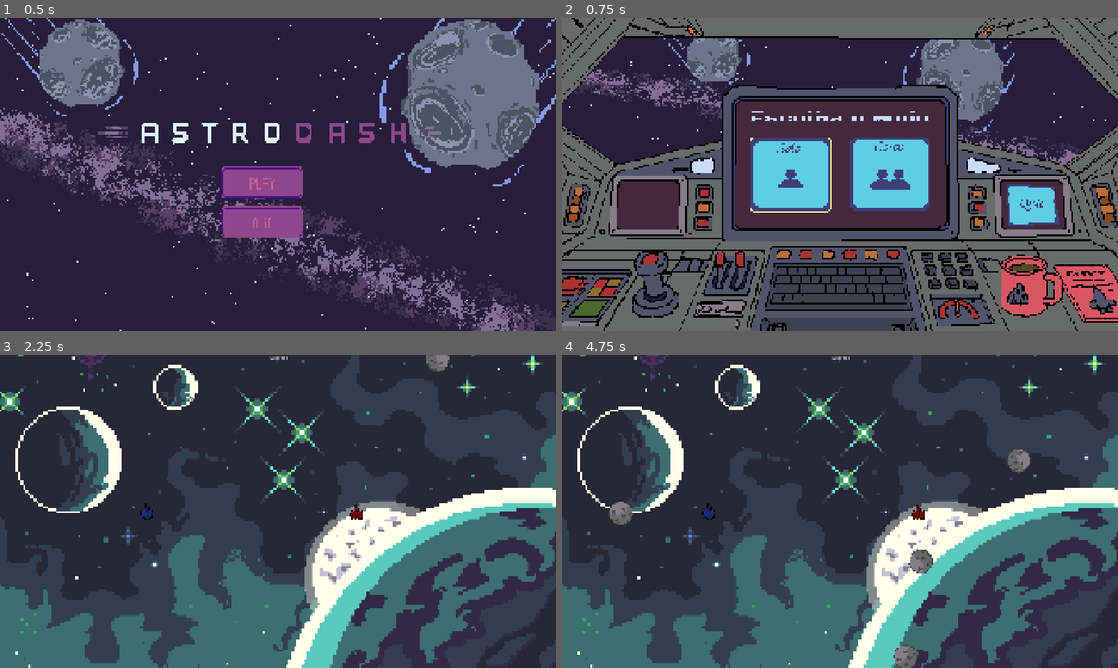
Above: before the commit, frames 1-4 (two rows, left to right).
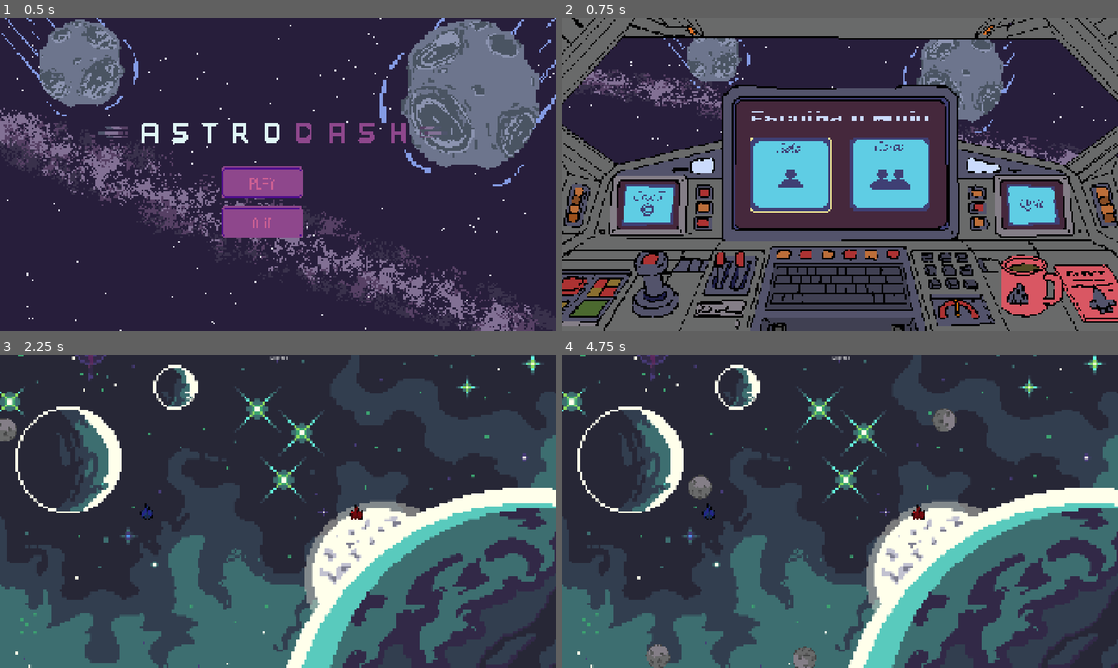
Above: after the commit, the same moments.

Repository: scorpion-bits/AstroDash
Game: Godot game, scene res://Huds/menuinicial/menu_inicial.tscn
The game is run twice, just before and just after one commit, with the same random seed, the same clock (stepped at 60 frames per second) and the same inputs. The project has no main scene, so this scene is started directly.
Inputs (mouse positions are in pixels of both pictures, inside the frame that each line leads up to):
- Up to frame 1 (0.5 s): no input
- Up to frame 2 (0.75 s): click (823, 180) at 0.5 s
- Up to frame 3 (2.25 s): click (328, 511) at 1.25 s; tap Enter at 2 s
- Up to frame 4 (4.75 s): no input

Frame 1 is identical in both runs. In frame 2, 1.2% of the frame differs, in the area x 10-21%, y 53-67%; in frame 3, 0.4%; in frame 4, 1.9%, in the area x 8-85%, y 17-100%.

Commit message:
add powerups

Diff:
--- a/Huds/Selectmodemenu/select_menu.tscn
+++ b/Huds/Selectmodemenu/select_menu.tscn
@@ -41,6 +41,18 @@
 [sub_resource type="AtlasTexture" id="AtlasTexture_mvv5q"]
 atlas = ExtResource("5_nqk4r")
 region = Rect2(383, 143, 47, 37)
+
+[sub_resource type="AtlasTexture" id="AtlasTexture_ebum8"]
+atlas = ExtResource("3_yafdh")
+region = Rect2(52, 144, 46, 36)
+
+[sub_resource type="AtlasTexture" id="AtlasTexture_xvf33"]
+atlas = ExtResource("4_gwnwq")
+region = Rect2(52, 144, 46, 36)
+
+[sub_resource type="AtlasTexture" id="AtlasTexture_svhir"]
+atlas = ExtResource("5_nqk4r")
+region = Rect2(51, 143, 48, 38)
 
 [node name="SelectMenu" type="Control" unique_id=827431008]
 layout_mode = 3
@@ -95,6 +107,18 @@
 texture_pressed = SubResource("AtlasTexture_nw28f")
 texture_hover = SubResource("AtlasTexture_mvv5q")
 
+[node name="config" type="TextureButton" parent="." unique_id=1062601323]
+texture_filter = 1
+layout_mode = 0
+offset_left = 207.0
+offset_top = 573.0
+offset_right = 253.0
+offset_bottom = 613.0
+scale = Vector2(4, 4)
+texture_normal = SubResource("AtlasTexture_ebum8")
+texture_pressed = SubResource("AtlasTexture_xvf33")
+texture_hover = SubResource("AtlasTexture_svhir")
+
 [connection signal="pressed" from="solo" to="." method="_on_solo_pressed"]
 [connection signal="pressed" from="coop" to="." method="_on_coop_pressed"]
 [connection signal="pressed" from="quit" to="." method="_on_quit_pressed"]
--- a/Players/player.gd
+++ b/Players/player.gd
@@ -5,12 +5,14 @@
 
 @export var speed: float = 350.0
 @export var rotation_speed: float = 15.0
+
+
 var screen_size: Vector2
-
-#teste multiplayer
+var speed_multiplier: float = 1
 var is_dead: bool = false
 var is_invencible: bool = false
 var original_color: Color
+var has_shield: bool = false
 
 func _ready() -> void:
 	original_color = modulate
@@ -28,7 +30,7 @@
 	var direction = Input.get_vector(esquerda, direita, cima, baixo)
 
 	if direction != Vector2.ZERO:
-		position += direction * speed * delta
+		position += direction * (speed * speed_multiplier) * delta
 
 		var target_angle = direction.angle() + (PI / 2)
 		rotation = lerp_angle(rotation, target_angle, rotation_speed * delta)
@@ -37,8 +39,17 @@
 	position.y = clamp(position.y, 0, screen_size.y)
 
 func _on_body_entered(_body: Node2D) -> void:
+	if is_invencible:
+		return
+
+	if has_shield:
+		has_shield = false
+		revive()
+		return
+
 	die()
 	hit.emit()
+
 
 func revive():
 	is_dead = false
@@ -53,19 +64,34 @@
 	set_collision_layer_value(1, true)
 	set_collision_mask_value(2, true)
 
-
-
-
-
 func die():
 	is_dead = true
 	modulate.a = 0.5
 	set_collision_layer_value(1,false)
 	set_collision_mask_value(2,false)
 
+func _on_revive_area_area_entered(area: Area2D) -> void:
+	if is_dead and area.is_in_group("Players"):
+		revive()
+
+func receber_powerup(power: PowerUpData):
+	match power.type:
+		0: #escudo
+			print("pegou escudo")
+			has_shield = true
+			modulate = Color(0.268, 0.408, 0.102, 1.0)
+
+		1: #nitro
+			print("pegou nitro")
+			speed_multiplier = 1.5
+			modulate = Color(1, 0.5, 1)
+			$NitroTimer.start(power.time)
+
+		2: #cronometro
+			print("pegou cronometro")
 
 
-func _on_revive_area_area_entered(area: Area2D) -> void:
-	print("entroua")
-	if is_dead and area.is_in_group("Players"):
-		revive()
+
+func _on_nitro_timer_timeout() -> void:
+	speed_multiplier = 1.0
+	modulate = original_color
--- a/Players/player.tscn
+++ b/Players/player.tscn
@@ -10,7 +10,7 @@
 radius = 51.009804
 
 [node name="Player" type="Area2D" unique_id=45027659 groups=["Players"]]
-collision_mask = 3
+collision_mask = 7
 script = ExtResource("1_onrkg")
 
 [node name="Sprite2D" type="Sprite2D" parent="." unique_id=688993551]
@@ -34,7 +34,10 @@
 wait_time = 2.0
 one_shot = true
 
+[node name="NitroTimer" type="Timer" parent="." unique_id=886437029]
+
 [connection signal="body_entered" from="." to="." method="_on_body_entered"]
 [connection signal="area_entered" from="ReviveArea" to="." method="_on_revive_area_area_entered"]
 [connection signal="body_entered" from="ReviveArea" to="." method="_on_revive_area_body_entered"]
 [connection signal="timeout" from="InvencibilityTimer" to="." method="_on_invencibility_timer_timeout"]
+[connection signal="timeout" from="NitroTimer" to="." method="_on_nitro_timer_timeout"]
--- /dev/null
+++ b/PowerUps/Itens/cronometro/cronometro.tres
@@ -0,0 +1,12 @@
+[gd_resource type="Resource" script_class="PowerUpData" format=3 uid="uid://yrimhvwxj3ao"]
+
+[ext_resource type="Script" uid="uid://csnl0i0jg6hfa" path="res://PowerUps/power_up_data.gd" id="1_s82ao"]
+[ext_resource type="Texture2D" uid="uid://h7vfp6174q5w" path="res://PowerUps/Itens/cronometro/cronometro.png" id="2_5l56d"]
+
+[resource]
+script = ExtResource("1_s82ao")
+item_name = "Cronometro"
+type = 2
+texture = ExtResource("2_5l56d")
+time = 3.0
+metadata/_custom_type_script = "uid://csnl0i0jg6hfa"
--- /dev/null
+++ b/PowerUps/Itens/item_power_up.gd
@@ -0,0 +1,16 @@
+extends Area2D
+
+@export var data: PowerUpData
+
+func _ready() -> void:
+	if data:
+		$Sprite2D.texture = data.texture
+
+
+
+func _on_area_entered(area: Area2D) -> void:
+	print("kkkkkkk")
+	if area.is_in_group("Players") and not area.is_dead:
+		if area.has_method("receber_powerup"):
+			area.receber_powerup(data)
+			queue_free()
--- /dev/null
+++ b/PowerUps/Itens/item_power_up.tscn
@@ -0,0 +1,20 @@
+[gd_scene format=3 uid="uid://dmydr5xrr44kg"]
+
+[ext_resource type="Script" uid="uid://b8jmaecajc3lx" path="res://PowerUps/Itens/item_power_up.gd" id="1_s8h5d"]
+
+[sub_resource type="CircleShape2D" id="CircleShape2D_ebum8"]
+radius = 40.012497
+
+[node name="ItemPowerUp" type="Area2D" unique_id=1902226972 groups=["powerups"]]
+collision_layer = 4
+script = ExtResource("1_s8h5d")
+
+[node name="Sprite2D" type="Sprite2D" parent="." unique_id=935062139]
+texture_filter = 1
+scale = Vector2(2, 2)
+
+[node name="CollisionShape2D" type="CollisionShape2D" parent="." unique_id=1956438258]
+position = Vector2(0, 2)
+shape = SubResource("CircleShape2D_ebum8")
+
+[connection signal="area_entered" from="." to="." method="_on_area_entered"]
--- /dev/null
+++ b/PowerUps/Itens/nitro/Nitro.tres
@@ -0,0 +1,11 @@
+[gd_resource type="Resource" script_class="PowerUpData" format=3 uid="uid://cgtm7ayo3dw8u"]
+
+[ext_resource type="Script" uid="uid://csnl0i0jg6hfa" path="res://PowerUps/power_up_data.gd" id="1_00ouy"]
+[ext_resource type="Texture2D" uid="uid://b8y1s5inilmf5" path="res://PowerUps/Itens/nitro/Nitro.png" id="2_g3ysq"]
+
+[resource]
+script = ExtResource("1_00ouy")
+item_name = "Nitro"
+type = 1
+texture = ExtResource("2_g3ysq")
+metadata/_custom_type_script = "uid://csnl0i0jg6hfa"
--- /dev/null
+++ b/PowerUps/Itens/shield/Escudo.tres
@@ -0,0 +1,11 @@
+[gd_resource type="Resource" script_class="PowerUpData" format=3 uid="uid://clgk4y0tj20t3"]
+
+[ext_resource type="Script" uid="uid://csnl0i0jg6hfa" path="res://PowerUps/power_up_data.gd" id="1_rph8i"]
+[ext_resource type="Texture2D" uid="uid://dmubc7t81bbot" path="res://PowerUps/Itens/shield/shield.png" id="2_hrjus"]
+
+[resource]
+script = ExtResource("1_rph8i")
+item_name = "Escudo"
+texture = ExtResource("2_hrjus")
+time = 0.0
+metadata/_custom_type_script = "uid://csnl0i0jg6hfa"
--- /dev/null
+++ b/PowerUps/power_up_data.gd
@@ -0,0 +1,9 @@
+extends Resource
+class_name PowerUpData
+
+enum PowerTipe { ESCUDO, NITRO, CRONOMETRO }
+
+@export var item_name : String
+@export var type: PowerTipe
+@export var texture: Texture2D
+@export var time: float = 5.0
--- a/Rooms/Mode/Singleplayer/sigle_player.tscn
+++ b/Rooms/Mode/Singleplayer/sigle_player.tscn
@@ -3,8 +3,11 @@
 [ext_resource type="Script" uid="uid://iwujkif0rx7g" path="res://Rooms/Mode/Singleplayer/single_player.gd" id="1_mmv7l"]
 [ext_resource type="Texture2D" uid="uid://bwfalil1xvvkk" path="res://Rooms/Mode/Singleplayer/Assets/fundo.png" id="2_g2xvs"]
 [ext_resource type="PackedScene" uid="uid://dsbgeqekmaw6j" path="res://Players/player.tscn" id="3_0bwuh"]
-[ext_resource type="PackedScene" uid="uid://bg43bspotbaqw" path="res://Perigos/meteoro.tscn" id="4_n8mxw"]
+[ext_resource type="Script" uid="uid://csnl0i0jg6hfa" path="res://PowerUps/power_up_data.gd" id="4_0bwuh"]
+[ext_resource type="Resource" uid="uid://cgtm7ayo3dw8u" path="res://PowerUps/Itens/nitro/Nitro.tres" id="4_tk30u"]
+[ext_resource type="PackedScene" uid="uid://dmydr5xrr44kg" path="res://PowerUps/Itens/item_power_up.tscn" id="5_g2xvs"]
 [ext_resource type="PackedScene" uid="uid://ubegukkiwpjr" path="res://Huds/tentar novamente/hud.tscn" id="5_tk30u"]
+[ext_resource type="Resource" uid="uid://clgk4y0tj20t3" path="res://PowerUps/Itens/shield/Escudo.tres" id="6_nmc1v"]
 
 [sub_resource type="Curve2D" id="Curve2D_fc0e3"]
 bake_interval = 0.01
@@ -15,6 +18,8 @@
 
 [node name="SiglePlayer" type="Node2D" unique_id=2126955777]
 script = ExtResource("1_mmv7l")
+cena_powerup = ExtResource("5_g2xvs")
+lista_de_poderes = Array[ExtResource("4_0bwuh")]([ExtResource("4_tk30u"), ExtResource("6_nmc1v")])
 
 [node name="TextureRect" type="TextureRect" parent="." unique_id=1403432180]
 offset_left = -236.0
@@ -27,6 +32,10 @@
 wait_time = 0.8
 autostart = true
 
+[node name="WaitTimer" type="Timer" parent="." unique_id=1106920441]
+wait_time = 8.0
+autostart = true
+
 [node name="MobPath" type="Path2D" parent="." unique_id=390120459]
 position = Vector2(-104, 196)
 curve = SubResource("Curve2D_fc0e3")
@@ -35,15 +44,17 @@
 position = Vector2(103, -195)
 rotation = -0.0005205621
 
+[node name="ItemPowerUp" parent="." unique_id=1902226972 instance=ExtResource("5_g2xvs")]
+position = Vector2(-96, 68)
+
 [node name="Player" parent="." unique_id=45027659 instance=ExtResource("3_0bwuh")]
 position = Vector2(940, 521)
 collision_mask = 2
-
-[node name="Enemy" parent="." unique_id=763097664 instance=ExtResource("4_n8mxw")]
-position = Vector2(-104, 194)
 
 [node name="HUD" parent="." unique_id=1565151600 instance=ExtResource("5_tk30u")]
 offset_left = 3.0
 offset_top = -2.0
 offset_right = 1925.0
 offset_bottom = 1080.0
+
+[connection signal="timeout" from="WaitTimer" to="." method="_on_wait_timer_timeout"]
--- a/Rooms/Mode/Singleplayer/single_player.gd
+++ b/Rooms/Mode/Singleplayer/single_player.gd
@@ -1,6 +1,9 @@
 extends Node2D
 
 @export var enemy_scene: PackedScene = preload("res://Perigos/meteoro.tscn")
+@export var cena_powerup: PackedScene
+@export var lista_de_poderes: Array[PowerUpData]
+
 var score: int = 0
 
 
@@ -39,3 +42,27 @@
 	$SpawnTimer.stop()
 	#$Player.queue_free()
 	$HUD.show_game_over(score)
+
+func _on_wait_timer_timeout() -> void:
+	var itens_na_tela = get_tree().get_nodes_in_group("powerups").size()
+
+	if itens_na_tela >= 3:
+		return
+
+	if lista_de_poderes.is_empty():
+		return
+
+	var novo_item = cena_powerup.instantiate()
+
+	var poder_sorteado = lista_de_poderes.pick_random()
+	novo_item.data = poder_sorteado
+
+	var tamanho_tela = get_viewport_rect().size
+	var margem = 60
+
+	var x_aleatorio = randf_range(margem, tamanho_tela.x - margem)
+	var y_aleatorio = randf_range(margem, tamanho_tela.y - margem)
+
+	novo_item.position = Vector2(x_aleatorio, y_aleatorio)
+
+	add_child(novo_item)
--- a/Rooms/Mode/multiplayer/Coop/coop.gd
+++ b/Rooms/Mode/multiplayer/Coop/coop.gd
@@ -1,6 +1,9 @@
 extends Node2D
 
 @export var enemy_scene: PackedScene = preload("res://Perigos/meteoro.tscn")
+@export var cena_powerup: PackedScene
+@export var lista_de_poderes: Array[PowerUpData]
+
 var score: int = 0
 
 
@@ -41,3 +44,28 @@
 		$SpawnTimer.stop()
 		#$Player.queue_free()
 		$HUD.show_game_over(score)
+
+
+func _on_timer_timeout() -> void:
+	var itens_na_tela = get_tree().get_nodes_in_group("powerups").size()
+
+	if itens_na_tela >= 3:
+		return
+
+	if lista_de_poderes.is_empty():
+		return
+
+	var novo_item = cena_powerup.instantiate()
+
+	var poder_sorteado = lista_de_poderes.pick_random()
+	novo_item.data = poder_sorteado
+
+	var tamanho_tela = get_viewport_rect().size
+	var margem = 60
+
+	var x_aleatorio = randf_range(margem, tamanho_tela.x - margem)
+	var y_aleatorio = randf_range(margem, tamanho_tela.y - margem)
+
+	novo_item.position = Vector2(x_aleatorio, y_aleatorio)
+
+	add_child(novo_item)
--- a/Rooms/Mode/multiplayer/Coop/coop.tscn
+++ b/Rooms/Mode/multiplayer/Coop/coop.tscn
@@ -2,9 +2,12 @@
 
 [ext_resource type="Script" uid="uid://drksjkwk2h7uh" path="res://Rooms/Mode/multiplayer/Coop/coop.gd" id="1_7oi5l"]
 [ext_resource type="Texture2D" uid="uid://bwfalil1xvvkk" path="res://Rooms/Mode/Singleplayer/Assets/fundo.png" id="2_wxp33"]
+[ext_resource type="PackedScene" uid="uid://dmydr5xrr44kg" path="res://PowerUps/Itens/item_power_up.tscn" id="2_ylod2"]
 [ext_resource type="PackedScene" uid="uid://dsbgeqekmaw6j" path="res://Players/player.tscn" id="3_4aduk"]
-[ext_resource type="PackedScene" uid="uid://bg43bspotbaqw" path="res://Perigos/meteoro.tscn" id="4_13f4o"]
+[ext_resource type="Script" uid="uid://csnl0i0jg6hfa" path="res://PowerUps/power_up_data.gd" id="3_46n34"]
+[ext_resource type="Resource" uid="uid://clgk4y0tj20t3" path="res://PowerUps/Itens/shield/Escudo.tres" id="4_jx843"]
 [ext_resource type="PackedScene" uid="uid://ubegukkiwpjr" path="res://Huds/tentar novamente/hud.tscn" id="5_5b88o"]
+[ext_resource type="Resource" uid="uid://cgtm7ayo3dw8u" path="res://PowerUps/Itens/nitro/Nitro.tres" id="5_vvu6y"]
 
 [sub_resource type="Curve2D" id="Curve2D_fc0e3"]
 bake_interval = 0.01
@@ -13,8 +16,10 @@
 }
 point_count = 6
 
-[node name="SiglePlayer" type="Node2D" unique_id=2126955777]
+[node name="Coop" type="Node2D" unique_id=2126955777]
 script = ExtResource("1_7oi5l")
+cena_powerup = ExtResource("2_ylod2")
+lista_de_poderes = Array[ExtResource("3_46n34")]([ExtResource("5_vvu6y"), ExtResource("4_jx843")])
 
 [node name="TextureRect" type="TextureRect" parent="." unique_id=1403432180]
 offset_left = -236.0
@@ -25,6 +30,10 @@
 
 [node name="SpawnTimer" type="Timer" parent="." unique_id=558116633]
 wait_time = 0.8
+autostart = true
+
+[node name="WaitTimer" type="Timer" parent="." unique_id=1298853978]
+wait_time = 8.0
 autostart = true
 
 [node name="MobPath" type="Path2D" parent="." unique_id=390120459]
@@ -44,11 +53,10 @@
 position = Vector2(1232, 541)
 player_id = 2
 
-[node name="Enemy" parent="." unique_id=763097664 instance=ExtResource("4_13f4o")]
-position = Vector2(-104, 194)
-
 [node name="HUD" parent="." unique_id=1565151600 instance=ExtResource("5_5b88o")]
 offset_left = 3.0
 offset_top = -2.0
 offset_right = 1925.0
 offset_bottom = 1080.0
+
+[connection signal="timeout" from="WaitTimer" to="." method="_on_timer_timeout"]
--- a/project.godot
+++ b/project.godot
@@ -31,6 +31,8 @@
 "res://Huds/": "green",
 "res://Perigos/": "red",
 "res://Players/": "yellow",
+"res://PowerUps/": "pink",
+"res://PowerUps/Itens/": "pink",
 "res://Rooms/": "blue",
 "res://asstes/": "orange"
 }
Binary file changed: Huds/Selectmodemenu/botão/hover.png
Binary file changed: Huds/Selectmodemenu/botão/normal.png
Binary file changed: Huds/Selectmodemenu/botão/pressed.png
Binary file changed: Huds/Selectmodemenu/select_mode_menu.aseprite
Binary file added: PowerUps/Itens/cronometro/cronometro.ase
Binary file added: PowerUps/Itens/cronometro/cronometro.png
Not shown, added: PowerUps/Itens/cronometro/cronometro.png.import
Not shown, added: PowerUps/Itens/item_power_up.gd.uid
Binary file added: PowerUps/Itens/nitro/Nitro.png
Not shown, added: PowerUps/Itens/nitro/Nitro.png.import
Binary file added: PowerUps/Itens/shield/shield.png
Not shown, added: PowerUps/Itens/shield/shield.png.import
(and 1 more such lines)
